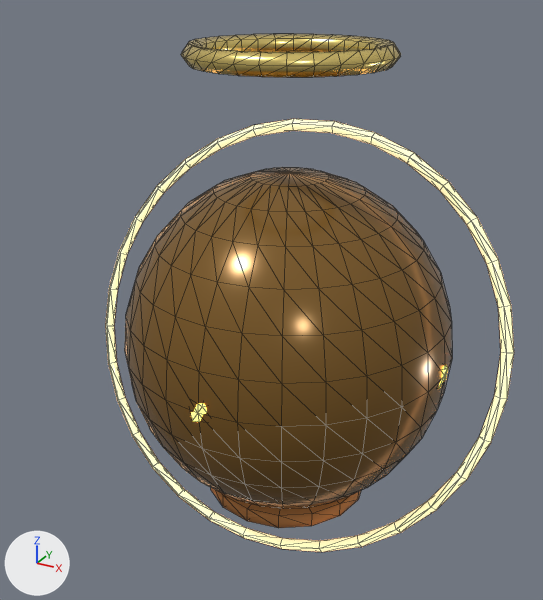
A saved change to the glTF model public/assets/models/eggs/egg_volcano_10.glb.
Rendered twice from a camera (50 mm lens) standing at (0.814, -1.568, 1.412) and looking at (-0.037, -0.021, 0.639). Every picture has the same lights, and +X, +Y and +Z are marked at lower left. The picture after the commit comes second. Mesh edges are drawn as thin lines. Vertices at exactly the same position are counted once.

Names of what the first picture shows: 'ball'.
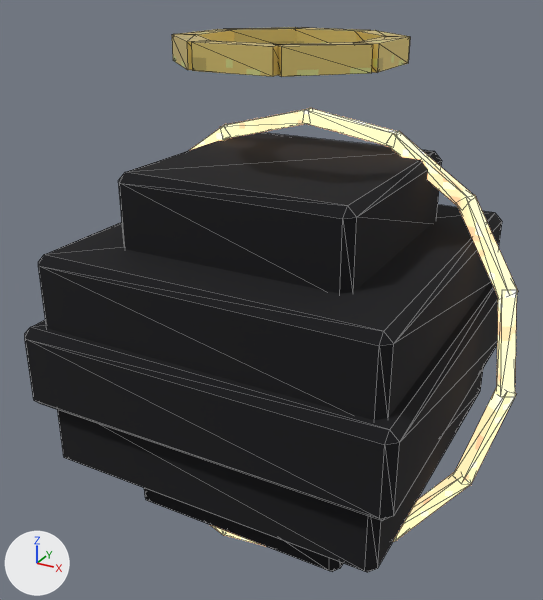
Where the change shows, as pixel boxes [x1, y1, x2, y2] in the pictures (543 x 600 px):
'ball', surface changed, reshaped, moved, rescaled (20% wider): before [105, 34, 514, 552]; after [25, 27, 518, 572]
part 1 of me_ball, added (yellow): after [354, 36, 410, 73]
part 2 of me_ball, added (yellow): after [296, 27, 367, 44]
part 3 of me_ball, added (yellow): after [173, 29, 234, 42]
part 4 of me_ball, added (yellow): after [191, 41, 284, 77]
part 5 of me_ball, rebuilt (55% shorter): before [125, 167, 452, 528]; after [119, 132, 442, 294]
part 6 of me_ball, deleted: before [105, 34, 514, 552]
part 7 of me_ball, added: after [25, 27, 518, 572]

Diff of the bpy script that builds the scene:
```diff
--- a/public/assets/models/eggs/egg_volcano_10.glb.py
+++ b/public/assets/models/eggs/egg_volcano_10.glb.py
@@ img_px3 @@
+img_px3 = load_image('px3', '_unpacked/px3', 16, 16, 'sRGB')
@@ img_px0 @@
+img_px0 = load_image('px0', '_unpacked/px0', 16, 16, 'sRGB')
@@ mat_m0 @@
 mat_m0 = principled_material('m0')
-mat_m0.base_color = (0.246, 0.125, 0.0254)  # brown #88632c
+mat_m0.texture = img_px0
 mat_m0.metallic = 0.4
-mat_m0.roughness = 0.21
+mat_m0.roughness = 0.35
@@ mat_m3 @@
 mat_m3 = principled_material('m3')
-mat_m3.base_color = (1.0, 0.78, 0.25)  # yellow #ffe589
-mat_m3.metallic = 1.0
-mat_m3.roughness = 0.25
+mat_m3.texture = img_px3
+mat_m3.metallic = 0.7
+mat_m3.roughness = 0.35
@@ mat_outline_ink @@
+mat_outline_ink = principled_material('Outline_Ink')
+mat_outline_ink.base_color = (0.004, 0.004, 0.006)  # black #0d0d12
+mat_outline_ink.roughness = 1.0
@@ me_ball @@
 # used by ob_ball; location = (0.0, 0.0, 0.0)
-me_ball.from_pydata(...)  # 715 vertices, 1408 faces; spans x -0.562..0.562, y -0.423..0.423, z 0.0..1.265
+me_ball.from_pydata(...)  # 528 vertices, 904 faces; spans x -0.907..0.907, y -0.729..0.729, z -1.0..1.0
+# me_ball part 1: a new loose piece, a box spanning x 0.295..0.381, y -0.146..0.146, z 0.914..1.0, in mat_m3 (picture img_px3)
+# me_ball part 2: a new loose piece, a box spanning x -0.152..0.14, y 0.301..0.387, z 0.914..1.0, in mat_m3 (picture img_px3)
+# me_ball part 3: a new loose piece, a box spanning x -0.393..-0.307, y -0.146..0.146, z 0.914..1.0, in mat_m3 (picture img_px3)
+# me_ball part 4: a new loose piece, a box spanning x -0.152..0.14, y -0.387..-0.301, z 0.914..1.0, in mat_m3 (picture img_px3)
+# me_ball part 5: the loose piece of 399 vertices spanning x -0.42..0.42, y -0.42..0.42, z 0.092..0.972 is rebuilt with 24 vertices and now spans x -0.461..0.45, y -0.456..0.456, z 0.234..0.559, in mat_outline_ink (black #0d0d12)
+# me_ball part 6: 6 loose pieces with 316 vertices, spanning x -0.562..0.562, y -0.423..0.423, z 0.0..1.265, are deleted
+# me_ball part 7: 416 vertices added at x -0.907..0.907, y -0.729..0.729, z -1.0..1.0
+# other edits to the shape of me_ball do not show in these pictures
 me_ball.materials.append(mat_m0)
@@ me_ball @@
 me_ball.materials.append(mat_m5)
+me_ball.materials.append(mat_outline_ink)  # black #0d0d12
@@ ob_ball @@
 ob_ball = bpy.data.objects.new('ball', me_ball)
-ob_ball.location = (0.0, 0.0, 0.0)
+ob_ball.location = (0.0, 0.0, 0.639)
+ob_ball.scale = (0.639, 0.639, 0.639)
```
